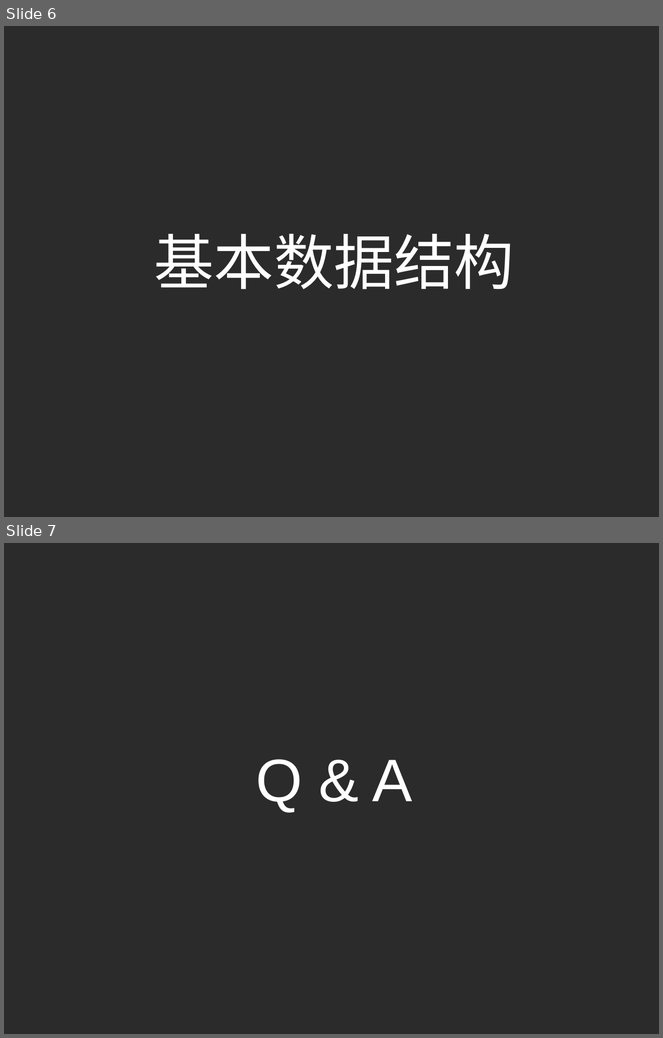
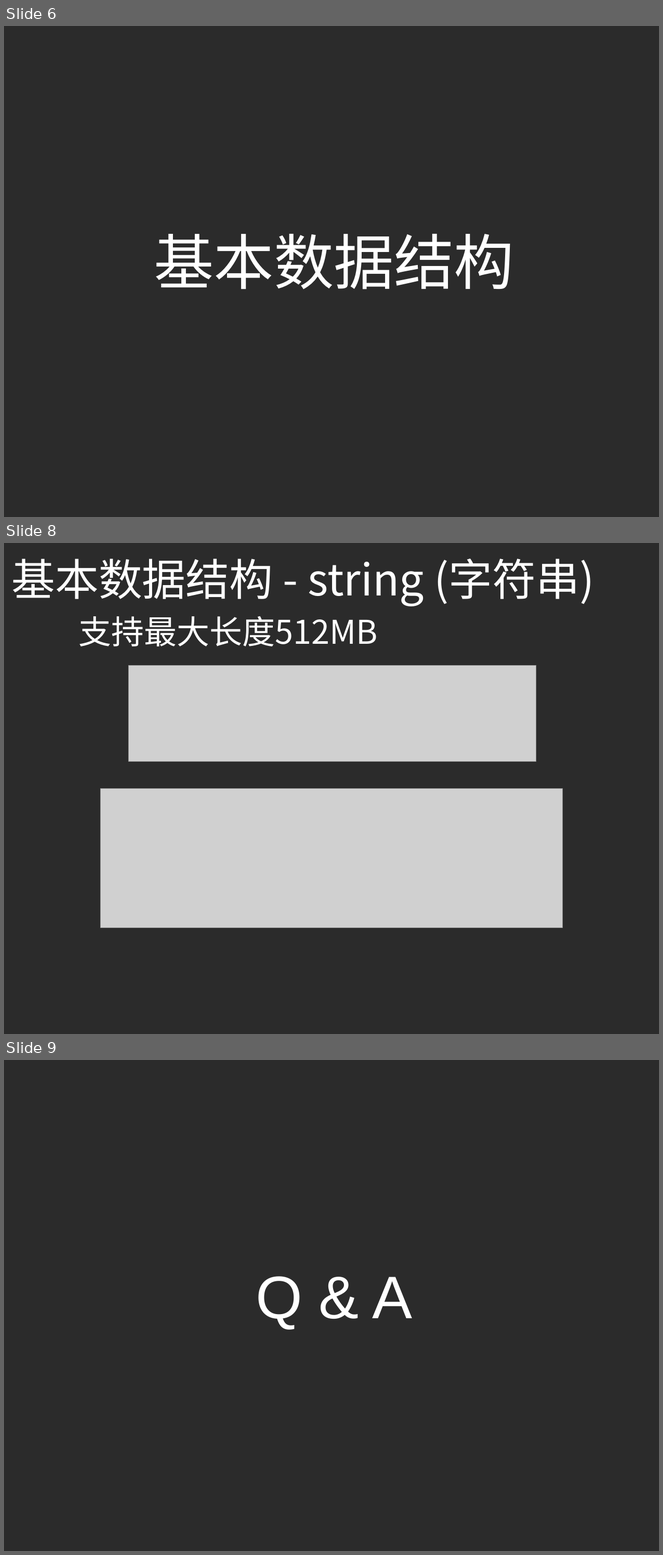
Before and after one commit to yellowb/redis-application-sharing, a slide deck: doc/SD_EP01_Redis_Adv_Application.pptx. Shown one above the other, each under a label of ours: slides 6 and 7 before the commit, slides 6, 8 and 9 after it; the slides between them are not shown. The pictures are 663x1038 and 663x1555 pixels, drawn with LibreOffice and Linux fonts; fonts in the diff are those of the drawing; grey boxes stand for pictures; background and template pictures are left out; a plain dark background stands for a picture behind light text. Boxes give left, top, right and bottom in pixels: in the first picture for what was removed or moved away, otherwise in the second. Text is boxed around its words. In the diff, an @@ line names an element or a change of style, - is before the commit and + after.

```diff
--- a/doc/SD_EP01_Redis_Adv_Application.pptx
+++ b/doc/SD_EP01_Redis_Adv_Application.pptx
@@ slide 8 added at (x1=4, y1=543, x2=659, y2=1034), background picture (left out) @@
@@ text added at (x1=11, y1=559, x2=595, y2=606), 48 pt, text #FFFFFF @@
+基本数据结构 - string (字符串)
@@ text added at (x1=78, y1=616, x2=377, y2=646), 36 pt, text #FFFFFF @@
+支持最大长度512MB
@@ picture added at (x1=128, y1=666, x2=536, y2=762) @@
@@ picture added at (x1=100, y1=788, x2=563, y2=928) @@
@@ what was slide 7 is now slide 9 @@
```
Also in this commit, not shown: 1 slide changed, 1 other slide added.
